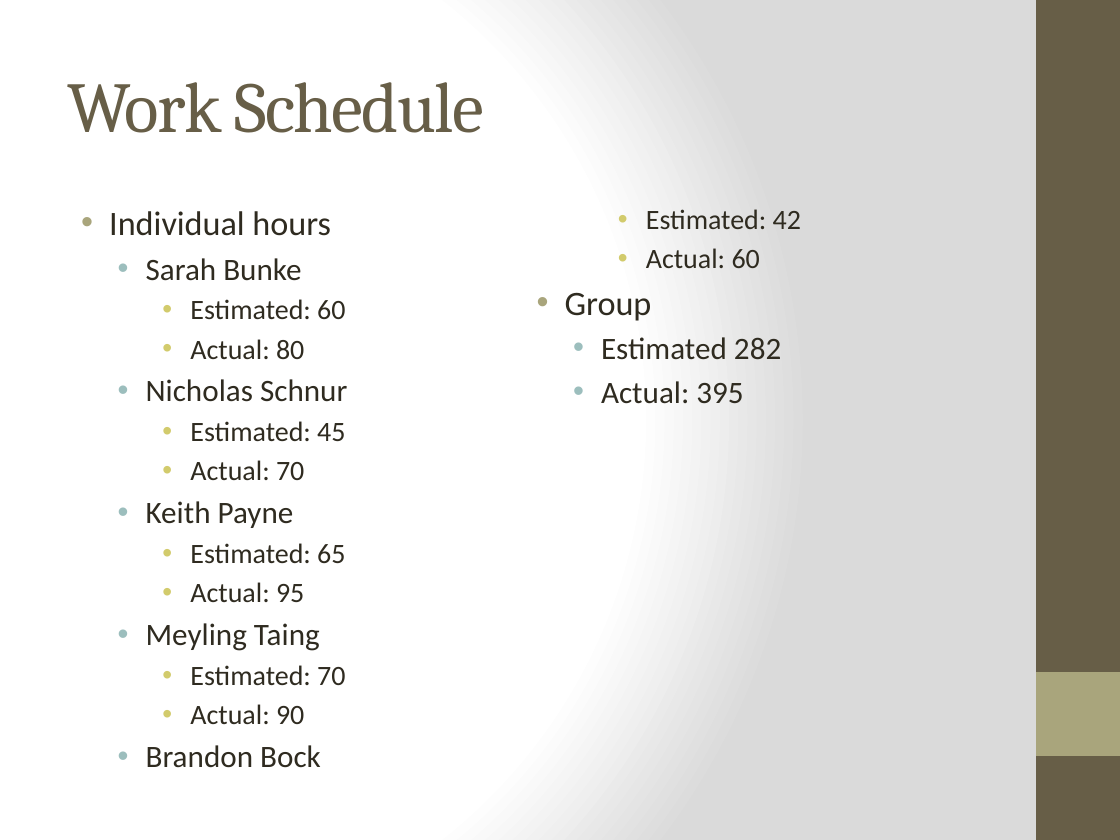
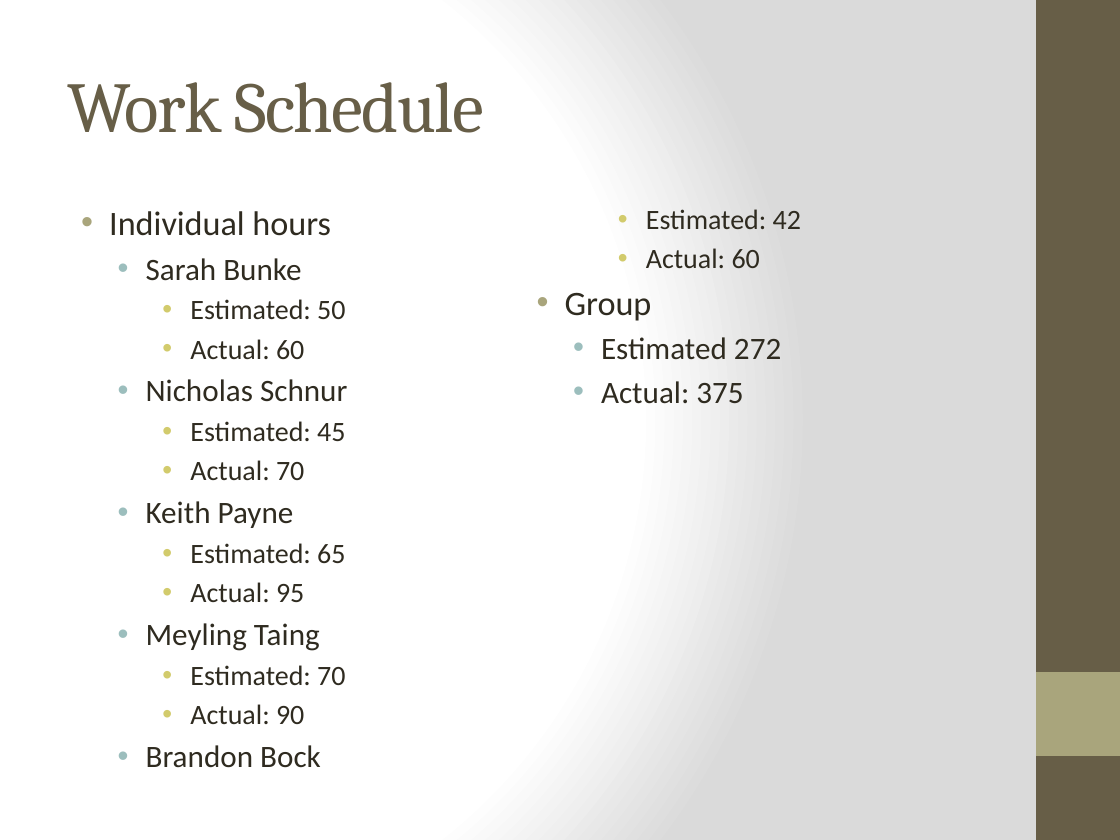
Before and after one commit to meylingtaing/COE1186, a slide deck: slide 2 of LastPresentation/Presentation.pptx. Drawn at 1120x840 pixels with LibreOffice and Linux fonts; fonts in the diff are those of the drawing. Boxes give left, top, right and bottom in pixels: in the first picture for what was removed or moved away, otherwise in the second. Text is boxed around its words. In the diff, an @@ line names an element or a change of style, - is before the commit and + after.

```diff
--- a/LastPresentation/Presentation.pptx
+++ b/LastPresentation/Presentation.pptx
@@ text at <box>190,299,345,359</box>: text changed @@
-    • Estimated: 60
-    • Actual: 80
+    • Estimated: 50
+    • Actual: 60
@@ text at <box>601,337,781,404</box>: text changed @@
-  • Estimated 282
-  • Actual: 395
+  • Estimated 272
+  • Actual: 375
```
